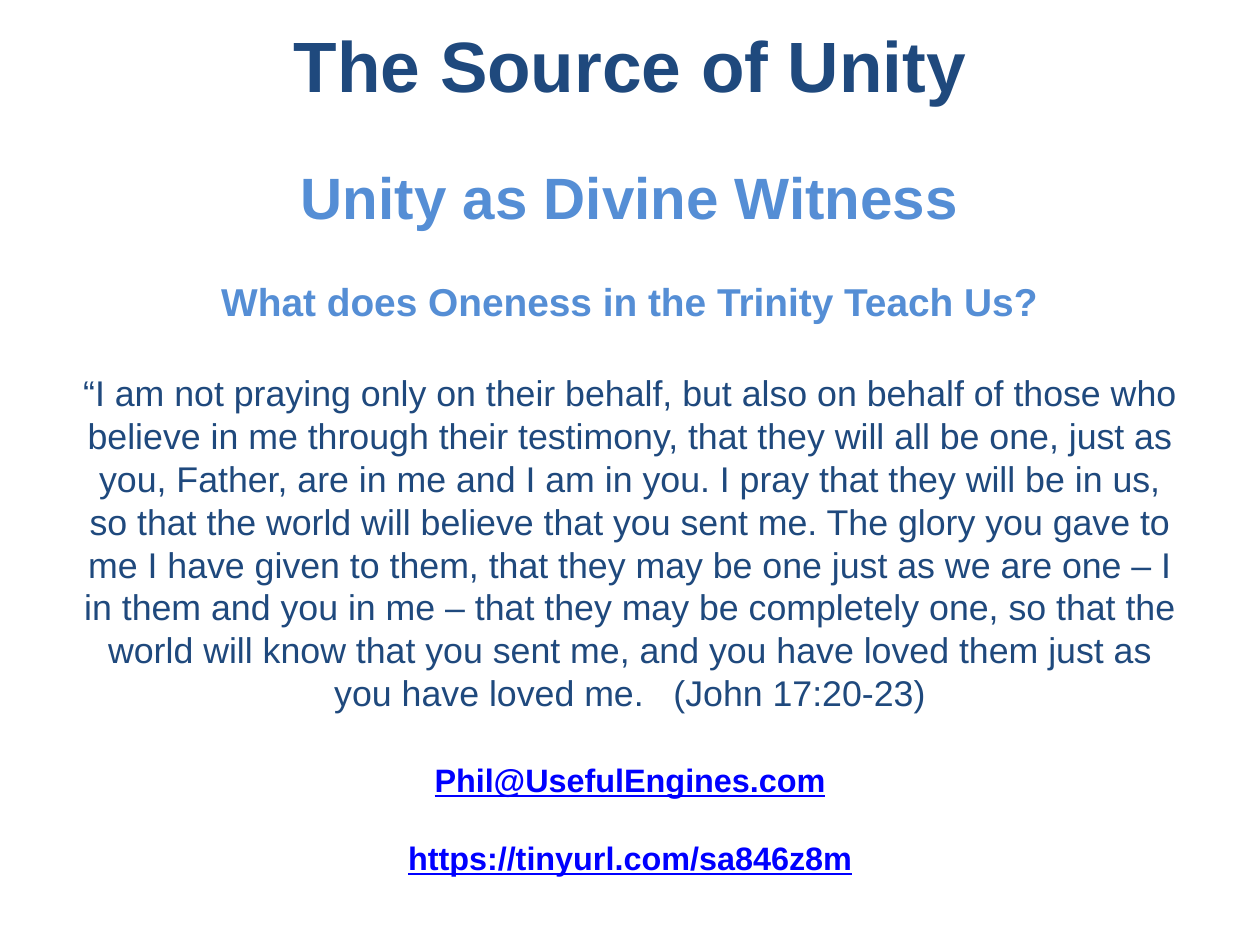
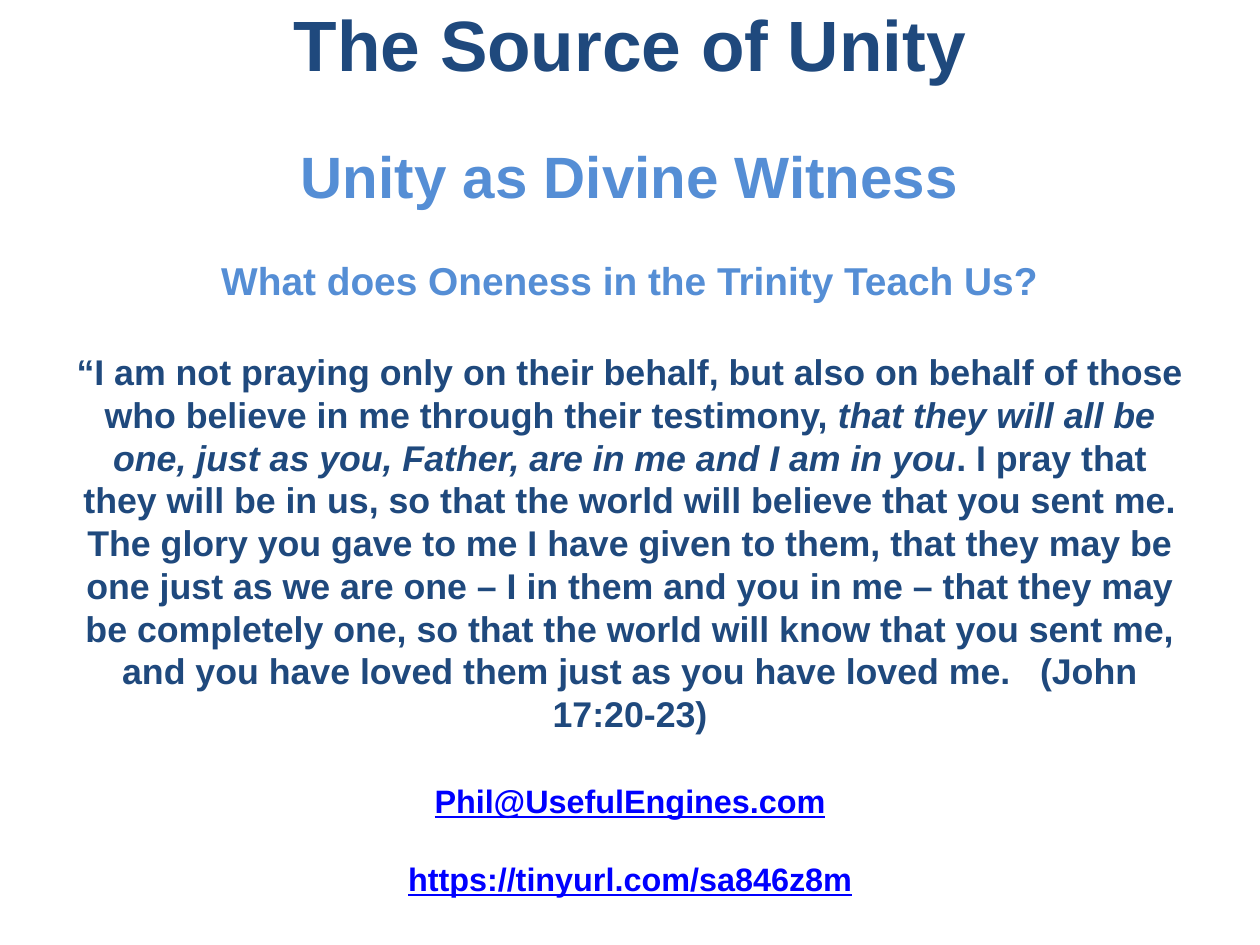
Before and after one commit to UsefulEngines/EvangelismPublic, a slide deck: slide 5 of 2025-Q3/Unity2/2025-07-13-Unity2.pptx (slide 1 before the commit). Drawn at 1260x945 pixels with LibreOffice and Linux fonts; fonts in the diff are those of the drawing. Boxes give left, top, right and bottom in pixels: in the first picture for what was removed or moved away, otherwise in the second. Text is boxed around its words. In the diff, an @@ line names an element or a change of style, - is before the commit and + after.

```diff
--- a/2025-Q3/Unity2/2025-07-13-Unity2.pptx
+++ b/2025-Q3/Unity2/2025-07-13-Unity2.pptx
@@ text at bbox=[77, 359, 1182, 734]: bold on in "“I am not praying only on their ..."; italic on in "that they will all be one, just ..." @@
```
Also in this commit, not shown: 3 other slides changed, 4 slides added, 9 slides removed, 4 other files.
